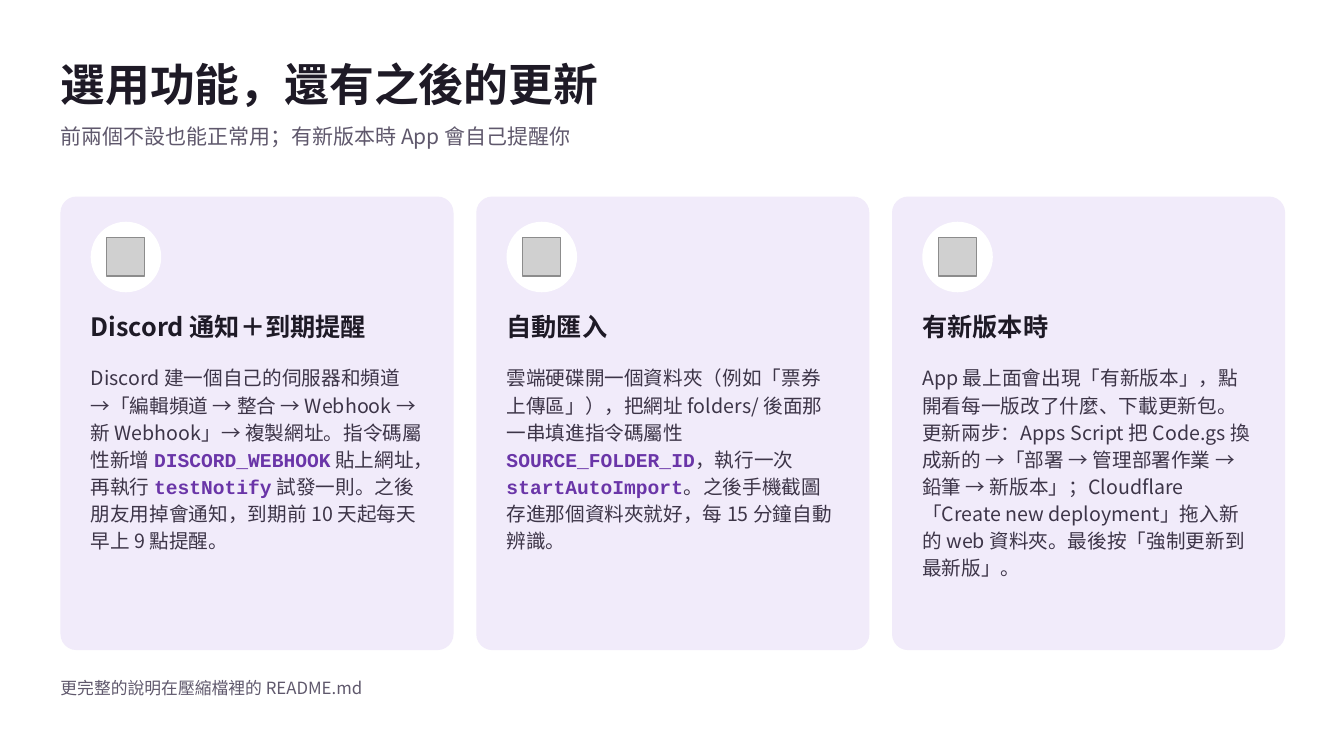
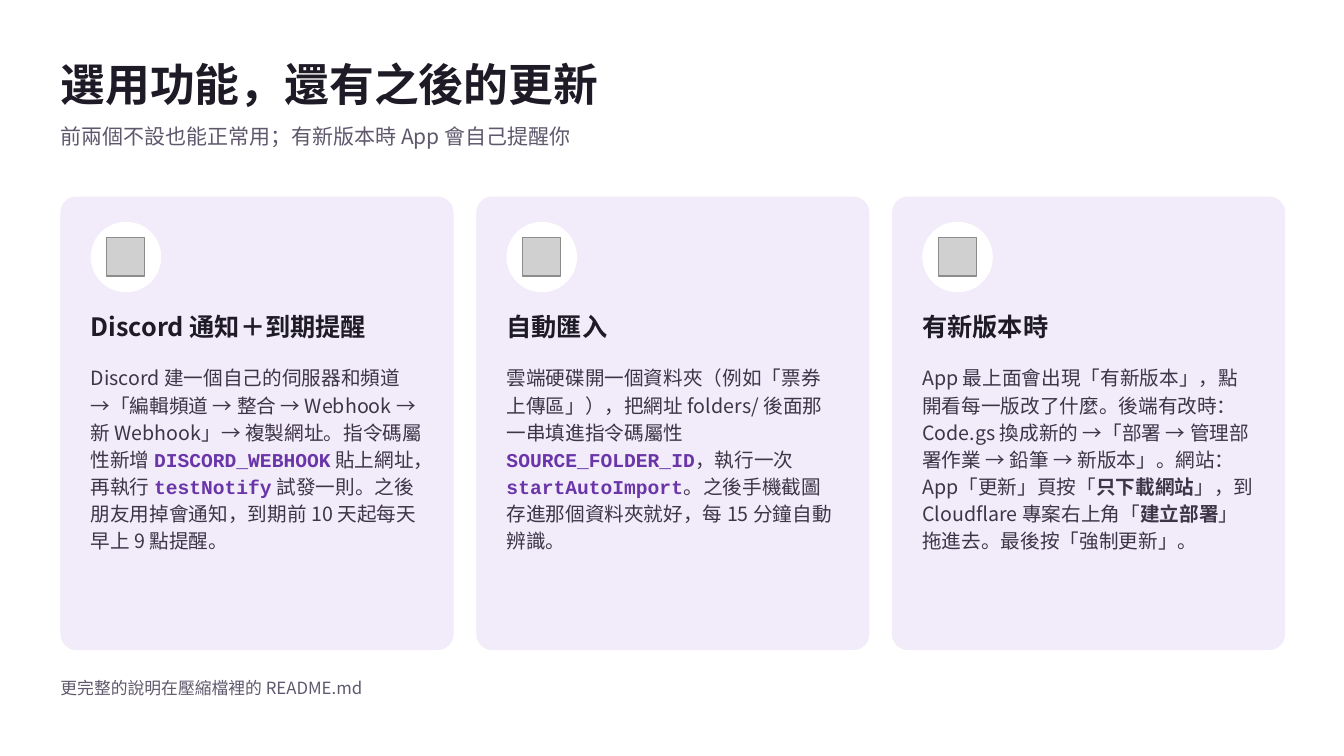
Before and after one commit to ktt823/ticket-wallet-kit, a slide deck: slide 10 of 票券-自己架一套/安裝說明.pptx (slide 12 before the commit). Drawn at 1344x756 pixels with LibreOffice and Linux fonts; fonts in the diff are those of the drawing; grey boxes stand for pictures. Boxes give left, top, right and bottom in pixels: in the first picture for what was removed or moved away, otherwise in the second. Text is boxed around its words. In the diff, an @@ line names an element or a change of style, - is before the commit and + after.

```diff
--- a/票券-自己架一套/安裝說明.pptx
+++ b/票券-自己架一套/安裝說明.pptx
@@ text at <box>922,368,1253,550</box>: text changed @@
-App 最上面會出現「有新版本」，點開看每一版改了什麼、下載更新包。更新兩步：Apps Script 把 Code.gs 換成新的 →「部署 → 管理部署作業 → 鉛筆 → 新版本」；Cloudflare「Create new deployment」拖入新的 web 資料夾。最後按「強制更新到最新版」。
+App 最上面會出現「有新版本」，點開看每一版改了什麼。後端有改時：Code.gs 換成新的 →「部署 → 管理部署作業 → 鉛筆 → 新版本」。網站：App「更新」頁按「只下載網站」，到 Cloudflare 專案右上角「建立部署」拖進去。最後按「強制更新」。
```
Also in this commit, not shown: 10 other slides changed, 2 slides removed, 8 other files.
